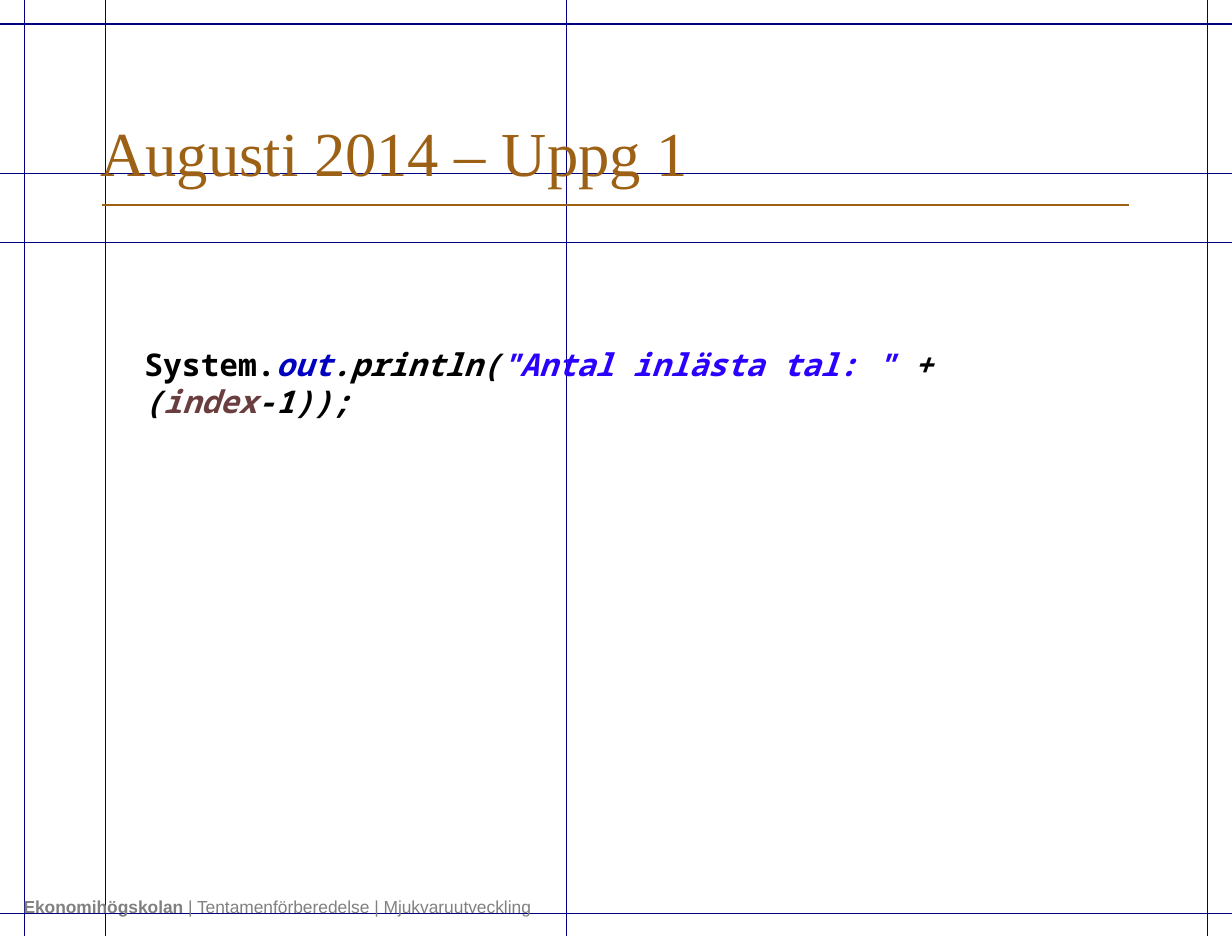
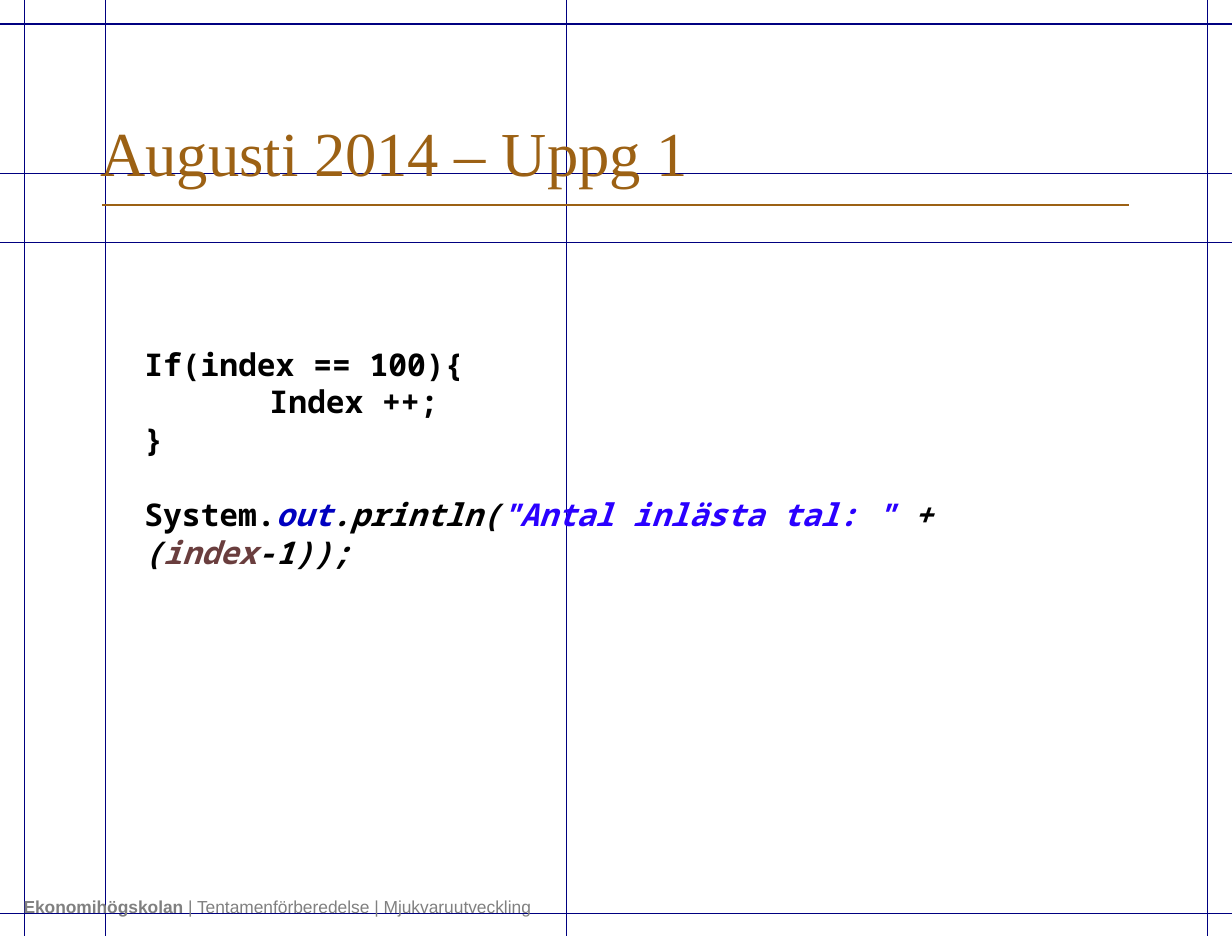
Before and after one commit to submarines-and/Exam-Preparations, a slide deck: slide 8 of Tentamenförberedelse_java_1.0.pptx. Drawn at 1232x936 pixels with LibreOffice and Linux fonts; fonts in the diff are those of the drawing; background and template pictures are left out. Boxes give left, top, right and bottom in pixels: in the first picture for what was removed or moved away, otherwise in the second. Text is boxed around its words. In the diff, an @@ line names an element or a change of style, - is before the commit and + after.

Commit message:
100 +

```diff
--- a/Tentamenförberedelse_java_1.0.pptx
+++ b/Tentamenförberedelse_java_1.0.pptx
@@ text at bbox=[144, 351, 464, 414]: paragraphs added @@
+If(index == 100){
+Index ++;
+}
```
